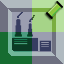
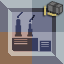
The second w=64, h=64 image is a revision of the first. Changes to its layers:
renamed "Layer 13" to "Layer 18", painted on it over (44, 1, 63, 19)
painted on "Layer 6" over (0, 0, 64, 64)
